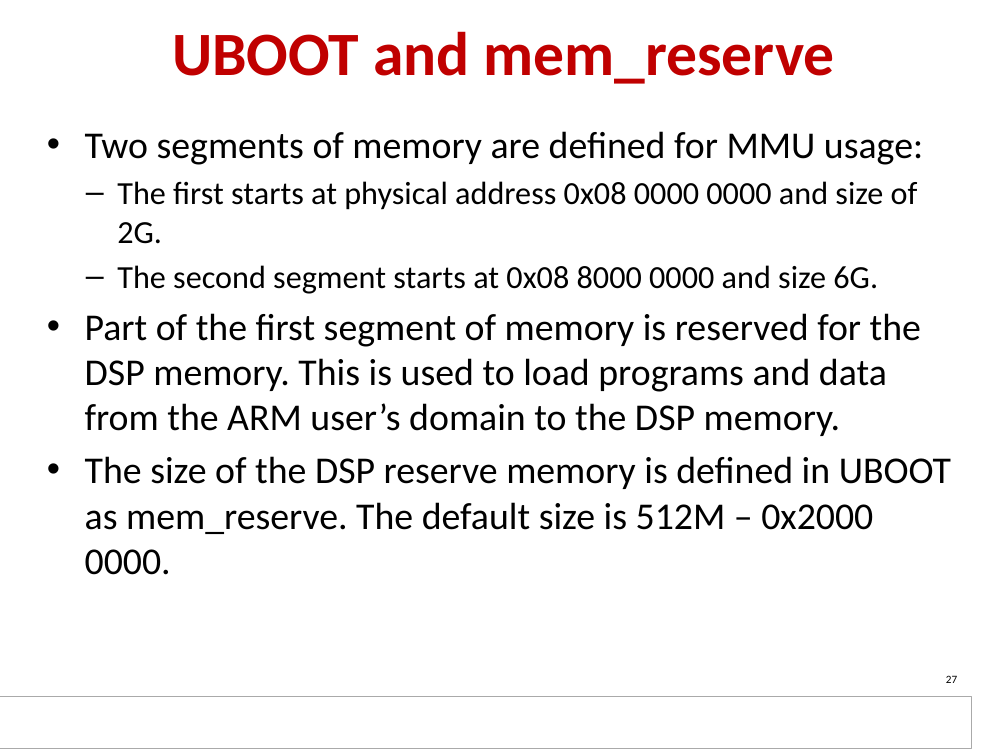
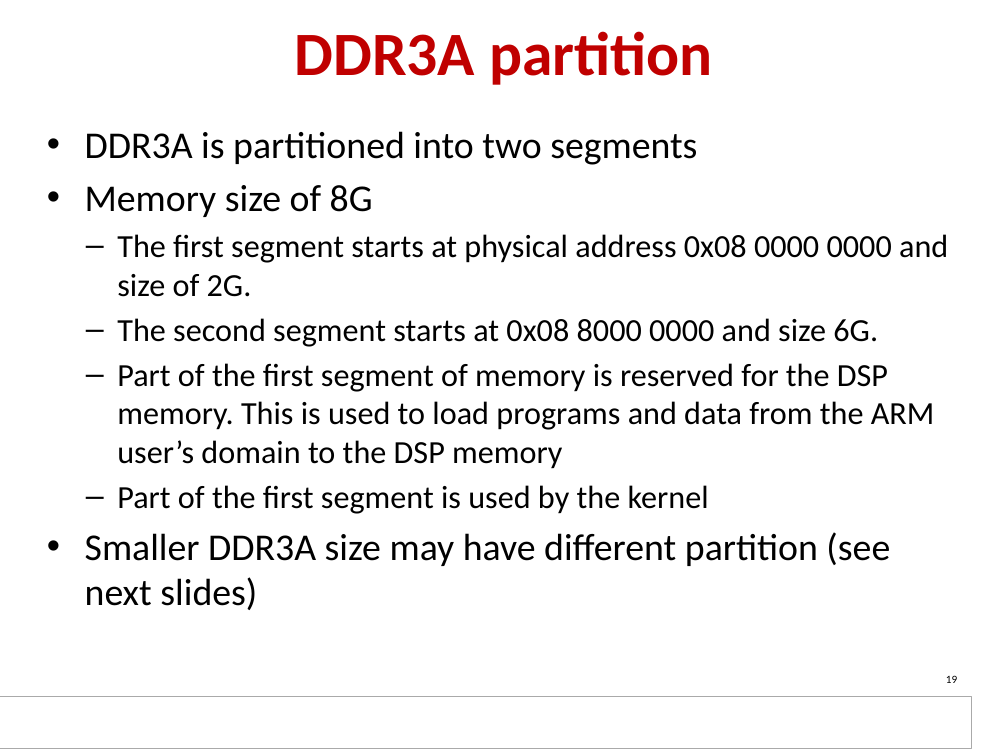
Before and after one commit to hari1989/keystone-workshop, a slide deck: slide 19 of slides/KeyStone ARM DSP.pptx (slide 27 before the commit). Drawn at 1008x756 pixels with LibreOffice and Linux fonts; fonts in the diff are those of the drawing; background and template pictures are left out. Boxes give left, top, right and bottom in pixels: in the first picture for what was removed or moved away, otherwise in the second. Text is boxed around its words. In the diff, an @@ line names an element or a change of style, - is before the commit and + after.

```diff
--- a/slides/KeyStone ARM DSP.pptx
+++ b/slides/KeyStone ARM DSP.pptx
@@ title at bbox=[295, 31, 712, 85]: text changed @@
-UBOOT and mem_reserve
+DDR3A partition
@@ text at bbox=[85, 131, 948, 297]: text changed @@
-• Two segments of memory are defined for MMU usage:
-  – The first starts at physical address 0x08 0000 0000 and size of 2G.
+• DDR3A is partitioned into two segments
+• Memory size of 8G
+  – The first segment starts at physical address 0x08 0000 0000 and size of 2G.
@@ text at bbox=[85, 363, 935, 610]: text changed; size 27 to 23 pt @@
-• Part of the first segment of memory is reserved for the DSP memory. This is used to load programs and data from the ARM user’s domain to the DSP memory.
-• The size of the DSP reserve memory is defined in UBOOT as mem_reserve. The default size is 512M – 0x2000 0000.
+  – Part of the first segment of memory is reserved for the DSP memory. This is used to load programs and data from the ARM user’s domain to the DSP memory
+  – Part of the first segment is used by the kernel
+• Smaller DDR3A size may have different partition (see next slides)
@@ page number at bbox=[946, 675, 957, 683]: text changed @@
-27
+19
```
Also in this commit, not shown: 5 other slides changed, 4 slides added, 9 slides removed.
